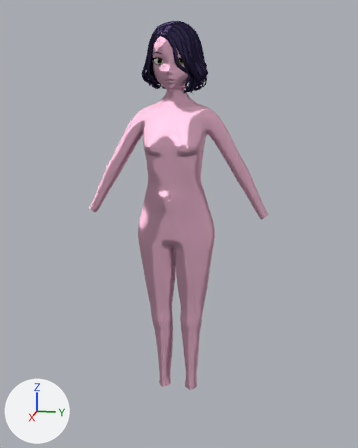
Renders of the Blender file Narcissa 3.1/charactermodel/attempt2.blend from each side of a commit.
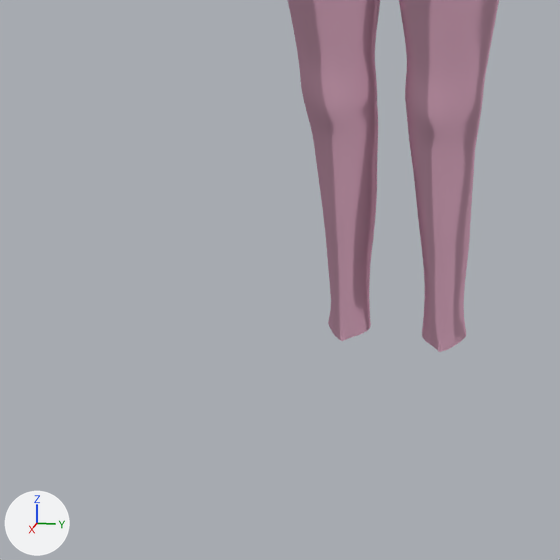
The first picture shows the older version from a camera (50 mm lens) standing at (77.3, 16.9, -5.2) and looking at (-4.3, 0.5, -25.6). The close-ups show both versions on the part from 19% to 62% of the width and 65% to 100% of the height of that picture; other places that the commit changed are outside them. Lighting does not change. The marker at lower left points along +X, +Y and +Z.

Names of what the first close-up shows: 'face/body'.
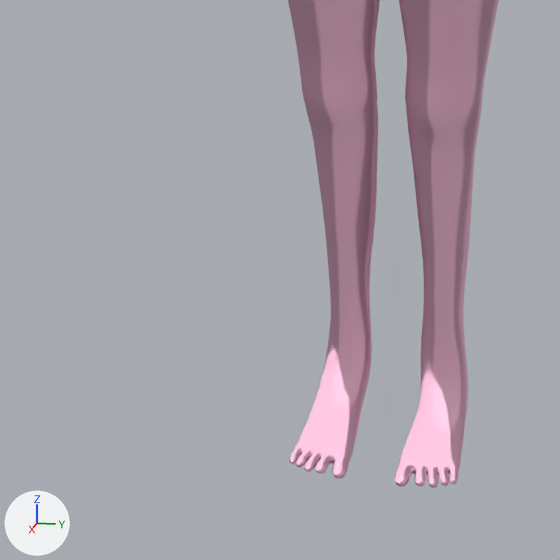
Pixel boxes [x1, y1, x2, y2] of what changed, in the close-ups (560 x 560 px):
'face/body', reshaped: before [288, 0, 499, 352]; after [288, 0, 499, 488]
part 1 of me_plane_002, built on: before [328, 244, 466, 352]; after [289, 244, 468, 488]

What the commit changed:
me_plane_002 is used by ob_face_body; location (0.0, 0.0, 0.0).
me_plane_002 had 1067 vertices, 984 faces, 13 loose edges and spanned x -9.1..1.5, y -15.7..0.0, z -62.3..6.5.
me_plane_002 now has 1196 vertices, 1129 faces, 1 loose edge and spans x -9.1..1.5, y -15.7..0.0, z -62.1..6.5.
Part 1, on me_plane_002:
11 vertices are removed from x -8.3..0.5, y -2.6, z -62.3..-58.9.
12 loose edges are deleted.
8 vertices in x -7.0..-4.3, y -3.5..-1.4, z -56.3..-56.1 move by (0.0, 0.0, -0.1).
17 vertices move from x -7.7..-4.3, y -3.8..-1.3, z -57.5..-54.2 to x -7.6..-4.3, y -3.6..-1.2, z -58.2..-54.4.
125 vertices are added at x -7.6..1.1, y -4.4..-1.1, z -62.1..-58.6.
5 new vertices lie (0.9, 0.0, -0.3) away from vertices in x -6.5..-1.3, y -4.1..-1.2, z -61.5..-60.7.
5 new vertices lie (0.1, 0.5, 0.0) away from vertices in x -1.3..0.4, y -4.4..-3.2, z -62.0..-61.5.
5 new vertices lie (0.0, 0.0, 0.4) away from vertices in x -0.8..0.0, y -4.3..-2.0, z -61.9..-61.8.
145 new faces join them.
